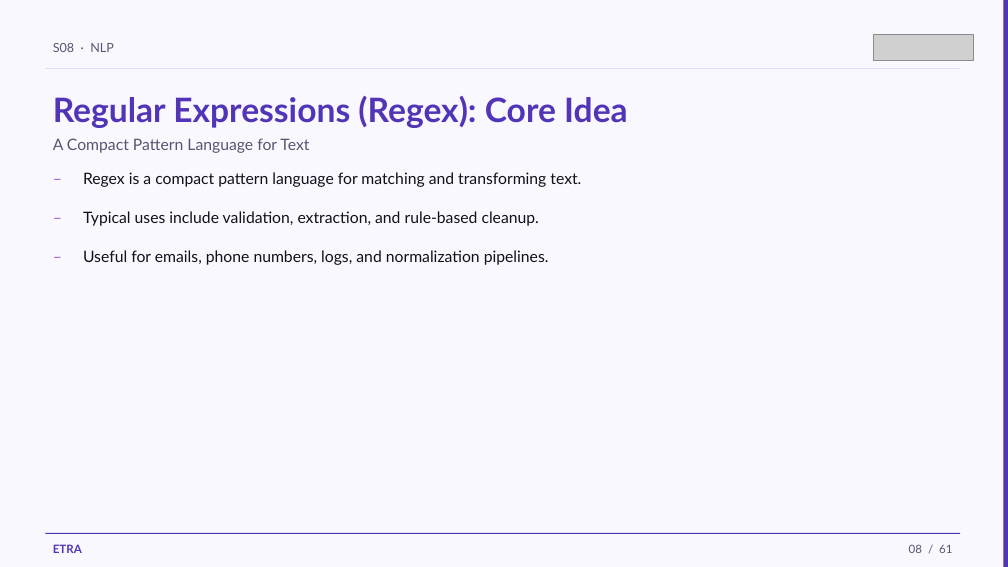
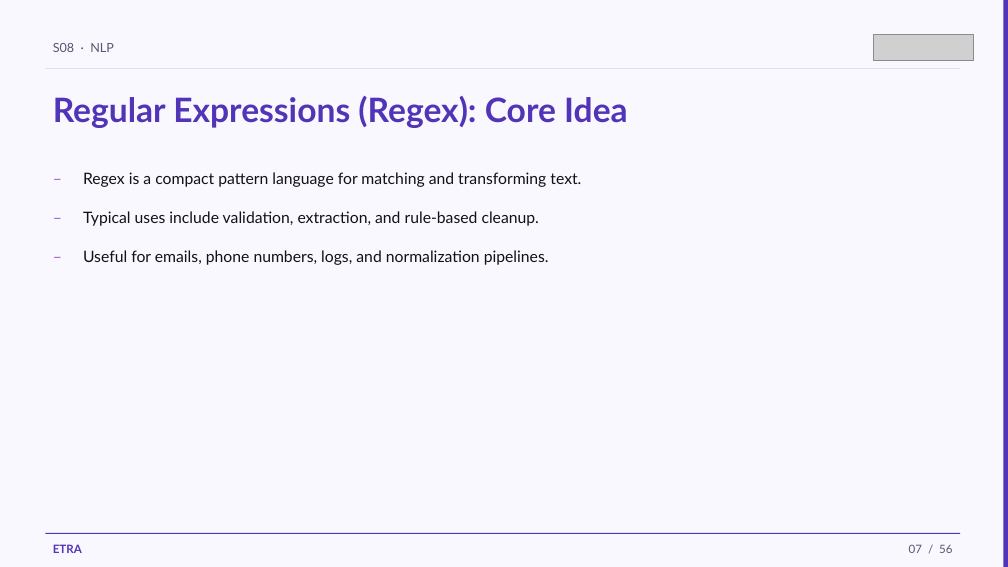
Before and after one commit to iksasa15/AI-ML, a slide deck: slide 7 of web-presentation/pdf-exports/Week3-Session1-NLP.pptx (slide 8 before the commit). Drawn at 1008x567 pixels with LibreOffice and Linux fonts; fonts in the diff are those of the drawing; grey boxes stand for pictures. Boxes give left, top, right and bottom in pixels: in the first picture for what was removed or moved away, otherwise in the second. Text is boxed around its words. In the diff, an @@ line names an element or a change of style, - is before the commit and + after.

```diff
--- a/web-presentation/pdf-exports/Week3-Session1-NLP.pptx
+++ b/web-presentation/pdf-exports/Week3-Session1-NLP.pptx
@@ text removed at <box>53,138,309,153</box> @@
-A Compact Pattern Language for Text
@@ text at <box>909,544,952,553</box>: text changed @@
-08 / 61
+07 / 56
```
Also in this commit, not shown: 51 other slides changed, 3 slides added, 8 slides removed, 4 other files.
